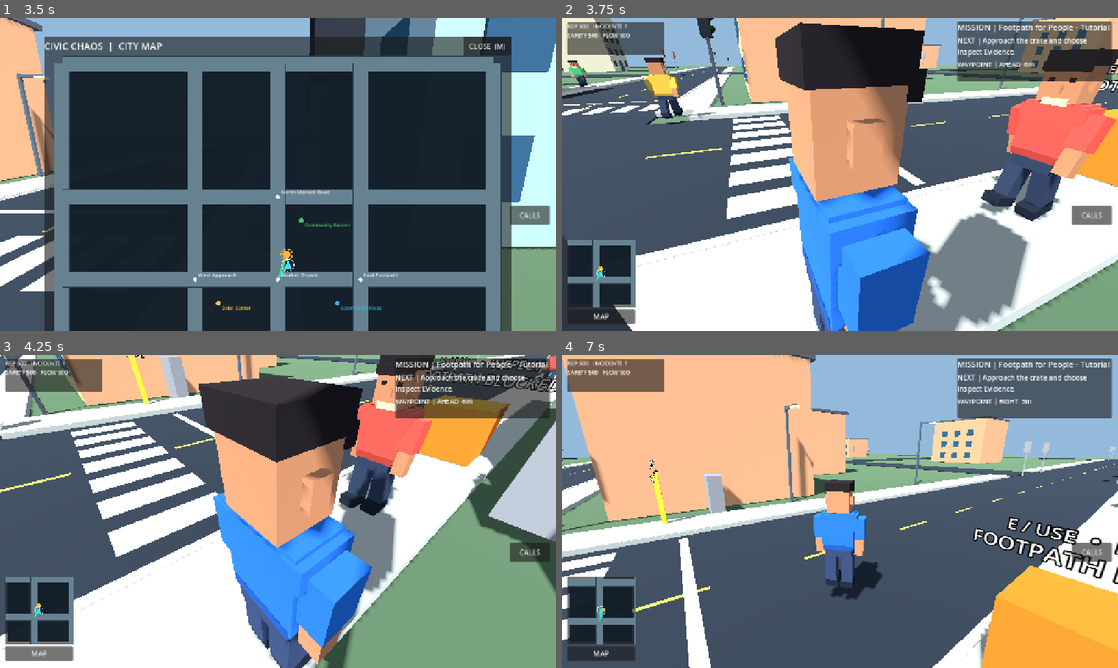
Above: before the commit, frames 1-4 (two rows, left to right).
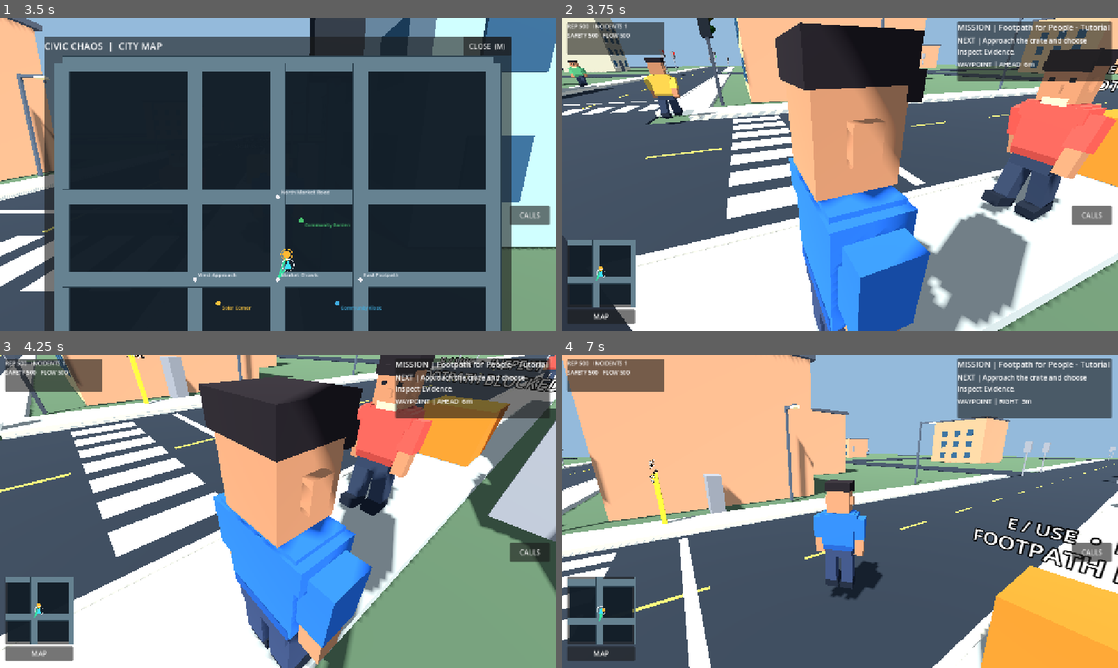
Above: after the commit, the same moments.

Repository: gauravprajapat-23/civic-chaos
Game: Godot game, scene res://scenes/core/menu.tscn
Two runs of this game, one before a commit and one after it. Both use one fixed random seed, a clock stepped at 60 frames per second and the inputs below.
Inputs (mouse positions are in pixels of both pictures, inside the frame that each line leads up to):
- Up to frame 1 (3.5 s): click "START STORY" at 0.5 s; click "MAP" at 1.25 s; click "CALLS" at 2 s; tap Enter at 2.75 s; move the mouse to (400, 158) at 2.77 s; hold D (move_right) from 2.78 s (still down); hold E (interact) from 2.78 s (still down); click (400, 158) at 2.92 s; tap Space (jump) at 3.02 s
- Up to frame 2 (3.75 s): release D (move_right) at 3.5 s; release E (interact) at 3.5 s; tap F10 (restart_game) at 3.5 s; drag from (728, 190) to (812, 237) at 3.52 s
- Up to frame 3 (4.25 s): no input
- Up to frame 4 (7 s): move the mouse to (851, 505) at 4.27 s; hold Shift (sprint) 4.28-5.03 s; hold W (move_forward) from 4.28 s (still down); tap E (interact) at 4.55, 5.3, 6.6 s; move the mouse to (834, 517) at 5.02 s; tap M at 5.1 s; tap Space (jump) at 5.27, 6.02, 6.77 s; move the mouse to (878, 514) at 5.77 s; hold E (interact) 5.78-6.53 s; move the mouse to (795, 508) at 6.52 s

Frame 1 is identical in both runs. In frame 2, 0.2% of the frame differs, in the area x 6-99%, y 17-33%; in frame 3, 0.5%; in frame 4, 0.7%, in the area x 0-97%, y 33-65%.

Commit message:
fix(traffic): pace four-way city arrivals and meter new spawns during real congestion or municipal service [skip ci]

Diff:
--- a/scripts/traffic/traffic_spawner.gd
+++ b/scripts/traffic/traffic_spawner.gd
@@ -38,6 +38,42 @@
 ## priority. Once vehicles move again, the normal spawn schedule resumes.
 const GRIDLOCK_MIN_VEHICLES: int = 3
 const GRIDLOCK_STOPPED_PERCENT: int = 75
+## Four exclusive signal approaches offer far less throughput than paired
+## greens. Do not inject a car every 1.5 seconds into a blocked network.
+## These are *admission* limits; older checkpoint fleets remain valid.
+const CITY_MOVING_FLEET_LIMIT: int = 12
+const CITY_SPAWN_PERIOD_TICKS: int = 100
+const CITY_SOFT_QUEUE_MIN: int = 5
+const CITY_SOFT_STOPPED_PERCENT: int = 50
+const CITY_DRAIN_CLEAR_TICKS: int = 80
+var _city_drain_until_tick: int = 0
+var _city_last_completion_tick: int = 0
+
+static func city_soft_congested(active_count: int, stopped_count: int) -> bool:
+	return active_count >= CITY_SOFT_QUEUE_MIN and (
+		stopped_count * 100 >= active_count * CITY_SOFT_STOPPED_PERCENT)
+
+func city_admission_blocked() -> bool:
+	if not city_mode:
+		return false
+	if central_service_priority_active() or central_recovery_active():
+		return true
+	if current_tick < _city_drain_until_tick:
+		return true
+	var pressure: Dictionary = queue_pressure()
+	return city_soft_congested(int(pressure["active"]), int(pressure["stopped"]))
+
+func _update_city_drain() -> void:
+	if not city_mode:
+		return
+	var pressure: Dictionary = queue_pressure()
+	if city_soft_congested(int(pressure["active"]), int(pressure["stopped"])):
+		_city_drain_until_tick = maxi(_city_drain_until_tick, current_tick + CITY_DRAIN_CLEAR_TICKS)
+	elif completed_total > 0 and _city_last_completion_tick < current_tick:
+		# Completion is useful evidence of actual throughput, not permission
+		# to immediately flood the city on the next tick.
+		_city_last_completion_tick = current_tick
+
 var _spawn_backpressure_ticks: int = 0
 ## ROAD-GAME-01: player-authorized traffic metering pauses new arrivals,
 ## never moving existing cars or changing signal / pedestrian permissions.
@@ -266,6 +302,8 @@
 	_central_service_vehicle = null
 	clear_central_recovery()
 	_spawn_backpressure_ticks = 0
+	_city_drain_until_tick = 0
+	_city_last_completion_tick = 0
 	_marshal_meter_until_tick = 0
 	work_budget.configure(maximum_active, 8)
 	work_budget.reset_runtime()
@@ -323,13 +361,16 @@
 			_observed_blocker.erase(vehicle.get_instance_id())
 			active_vehicles.remove_at(index)
 			vehicle.queue_free()
-	# Check after movement: resumed traffic can immediately admit arrivals,
-	# while blocked junctions avoid growing the stationary queue.
+	# The four-direction city needs slower demand and a drain window.
+	# A genuine physical obstruction must never be fed by fresh arrivals.
+	_update_city_drain()
 	var congestion: Dictionary = queue_pressure()
-	if bool(congestion["congested"]):
+	if bool(congestion["congested"]) or city_admission_blocked():
 		_spawn_backpressure_ticks += 1
-	elif not marshal_metering_active() and tick % spawn_interval_ticks == 0 and active_vehicles.size() < mini(maximum_active, work_budget.maximum_agents):
-		try_spawn()
+	else:
+		var interval: int = maxi(spawn_interval_ticks, CITY_SPAWN_PERIOD_TICKS) if city_mode else spawn_interval_ticks
+		if not marshal_metering_active() and tick % interval == 0 and active_vehicles.size() < mini(maximum_active, work_budget.maximum_agents):
+			try_spawn()
 	work_budget.record_duration_us(Time.get_ticks_usec() - started_us)
 
 ## TRAFFIC-FIX-06: Pedestrians walking north/south beside the north/
@@ -502,9 +543,11 @@
 func try_spawn() -> bool:
 	# Callers outside advance_fixed() must obey the same congestion rule.
 	# No RNG draws or rejection counters change for deferred arrivals.
-	if marshal_metering_active() or bool(queue_pressure()["congested"]):
+	if marshal_metering_active() or bool(queue_pressure()["congested"]) or city_admission_blocked():
 		return false
 	if road_graph == null or active_vehicles.size() >= mini(maximum_active, work_budget.maximum_agents):
+		return false
+	if city_mode and active_vehicles.size() >= mini(maximum_active, CITY_MOVING_FLEET_LIMIT):
 		return false
 	var original_entries: PackedInt32Array = city_entry_lanes if city_mode else normal_entry_lanes
 	var entry_lanes := PackedInt32Array()
